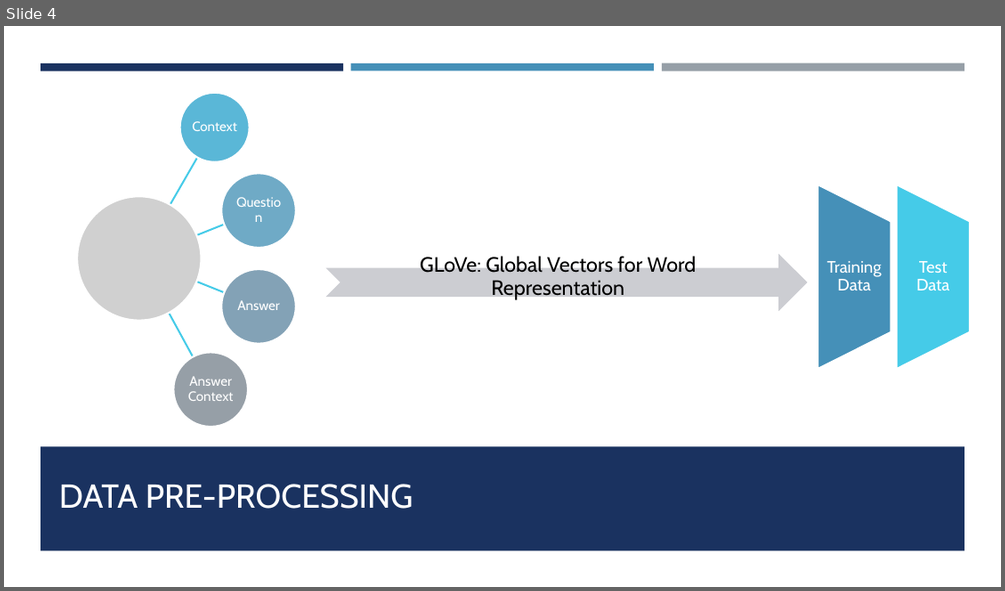
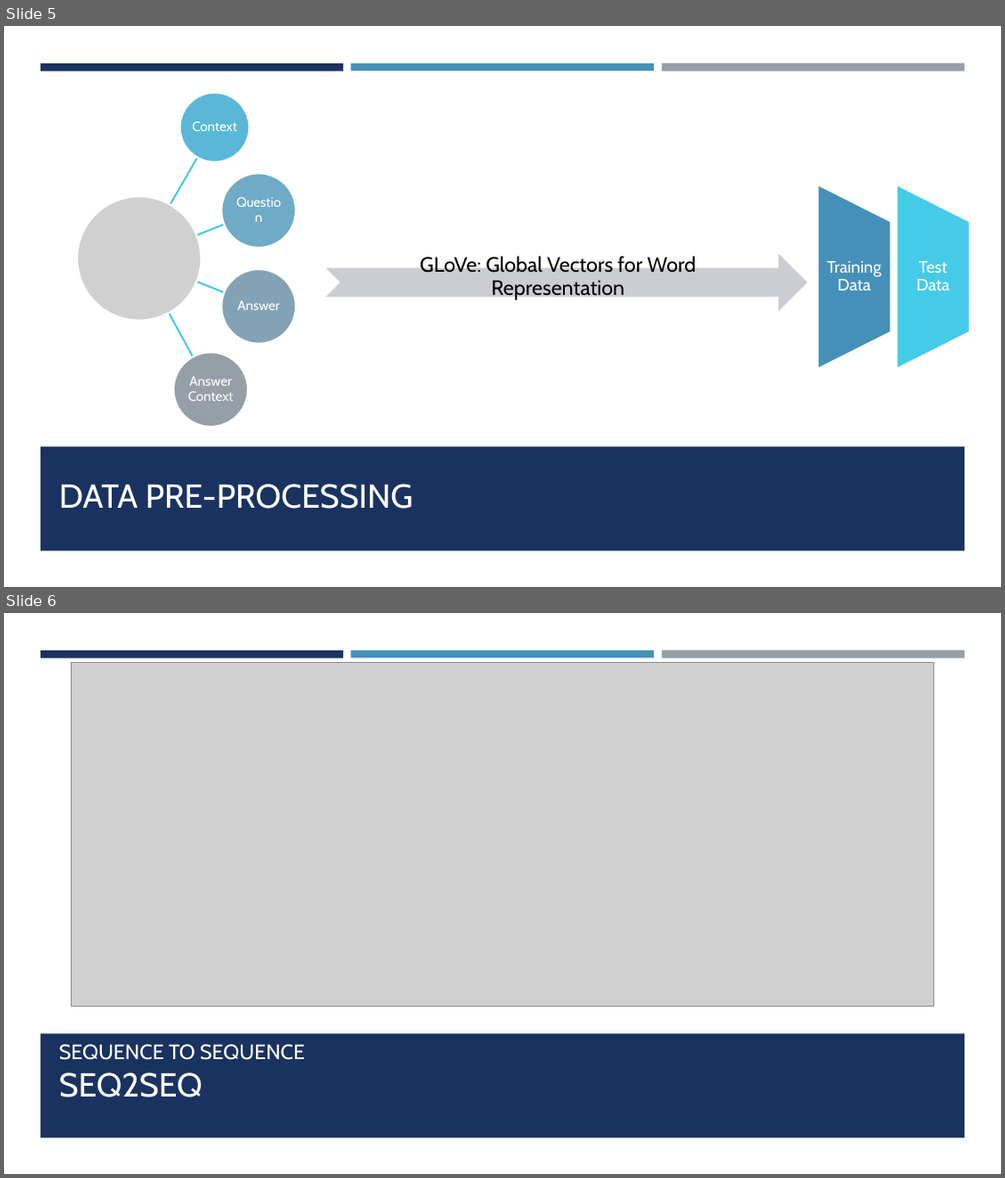
Before and after one commit to nameinmaking/Archie-A-Natural-Language-Question-Answering-Software, a slide deck: Archie - Project Presentaion.pptx. Shown one above the other, each under a label of ours: slide 4 before the commit, slides 5 and 6 after it. The pictures are 1005x591 and 1005x1178 pixels, drawn with LibreOffice and Linux fonts; fonts in the diff are those of the drawing; grey boxes stand for pictures. Boxes give left, top, right and bottom in pixels: in the first picture for what was removed or moved away, otherwise in the second. Text is boxed around its words. In the diff, an @@ line names an element or a change of style, - is before the commit and + after.

```diff
--- a/Archie - Project Presentaion.pptx
+++ b/Archie - Project Presentaion.pptx
@@ slide 6 added at bbox=[4, 613, 1001, 1174], background #FFFFFF; not listed: 4 template elements that a slide beside it also shows @@
@@ picture added at bbox=[72, 662, 934, 1006] @@
@@ title added at bbox=[59, 1044, 305, 1097], 20 pt, text #FFFFFF @@
+SEQUENCE TO SEQUENCE SEQ2SEQ
@@ what was slide 4 is now slide 5 @@
```
Also in this commit, not shown: 3 slides changed, 7 other slides added, 2 slides removed, 36 other files.
